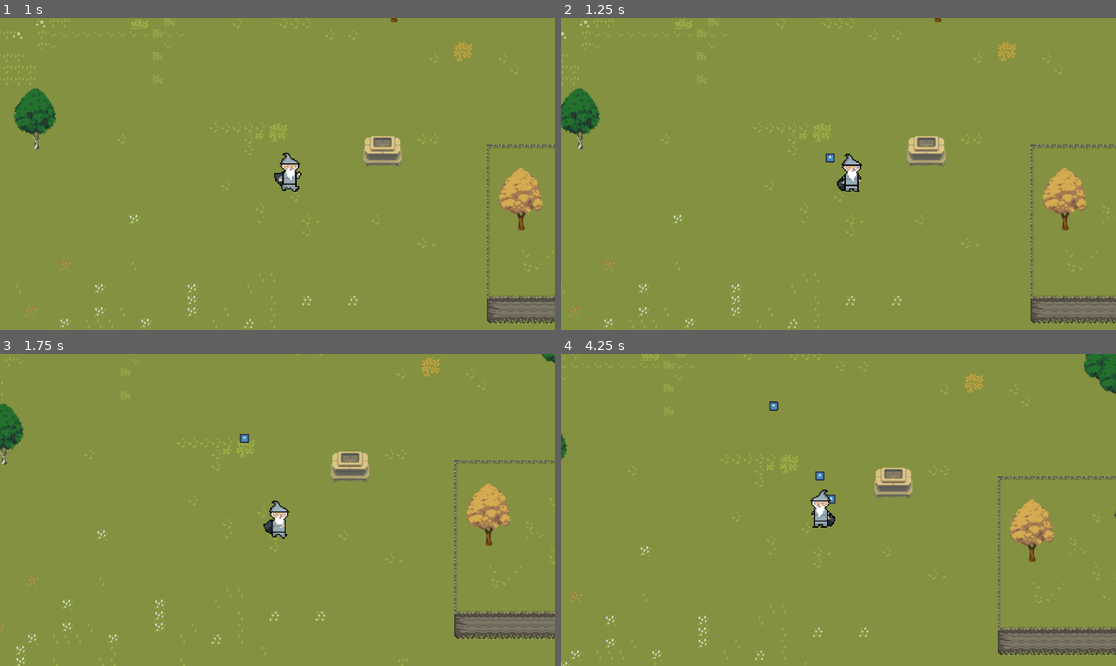
Above: before the commit, frames 1-4 (two rows, left to right).
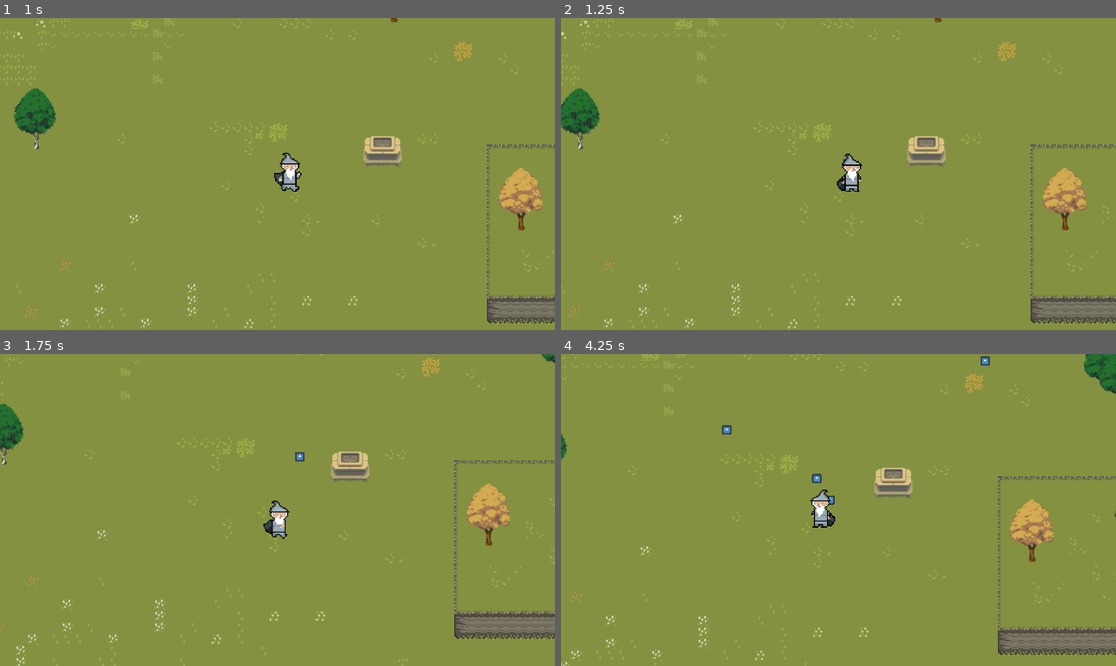
Above: after the commit, the same moments.

Repository: hiNEt0/KonturGameJam24
Game: Godot game, scene res://game.tscn
The game is run twice, just before and just after one commit, with the same random seed, the same clock (stepped at 60 frames per second) and the same inputs. The project has no main scene, so this scene is started directly. The engine's default icon, where the game draws it, is replaced by a stand-in: a white triangle on a blue panel in a dark square.
Inputs:
- Up to frame 1 (1 s): tap Enter at 0.5 s; hold D (move_right) from 0.53 s (still down)
- Up to frame 2 (1.25 s): keep holding D (move_right)
- Up to frame 3 (1.75 s): release D (move_right) at 1.28 s; hold S (move_down) from 1.28 s (still down)
- Up to frame 4 (4.25 s): release S (move_down) at 2.03 s; hold D (move_right) 2.03-2.78 s; hold W (move_up) 2.78-3.53 s; hold A (move_left) from 3.53 s (still down)

Frame 1 is identical in both runs. In frame 2, less than 0.1% of the frame differs, in the area x 47-52%, y 43-47%; in frame 3, 0.1%; in frame 4, 0.3%, in the area x 28-78%, y 0-49%.

Commit message:
autos 2.0 working without troubles (coud be more optimised nvm tho)

Diff:
--- a/FireBaller.gd
+++ b/FireBaller.gd
@@ -23,12 +23,18 @@
 
 
 func get_target_enemy():
-	var collision = $"../RayCast2D".get_collider()
-	if collision:
-		var closest_enemy = collision.get_parent()
-		if closest_enemy and closest_enemy is Enemy:
-			return Vector2(closest_enemy.position)
-	return Vector2(10, 0)
+	var enemies = get_tree().get_nodes_in_group("enemies") # Получаем список всех узлов в группе "enemies"
+	var closest_enemy = null
+	var closest_distance = INF
+
+	for enemy in enemies:
+		if enemy is Enemy:
+			var distance = global_position.distance_to(enemy.global_position) # Рассчитываем расстояние между текущим узлом и врагом
+			if distance < closest_distance:
+				closest_enemy = enemy
+				closest_distance = distance
+
+	return Vector2(closest_enemy.position)
 
 func _on_RayCast2D_body_entered(body):
 	if body is Enemy:
--- a/enemy.tscn
+++ b/enemy.tscn
@@ -17,7 +17,7 @@
 [sub_resource type="RectangleShape2D" id="RectangleShape2D_w32up"]
 size = Vector2(38, 38)
 
-[node name="Enemy" type="CharacterBody2D"]
+[node name="Enemy" type="CharacterBody2D" groups=["enemies"]]
 script = ExtResource("1_sm1nt")
 
 [node name="AnimatedSprite2D" type="AnimatedSprite2D" parent="."]
